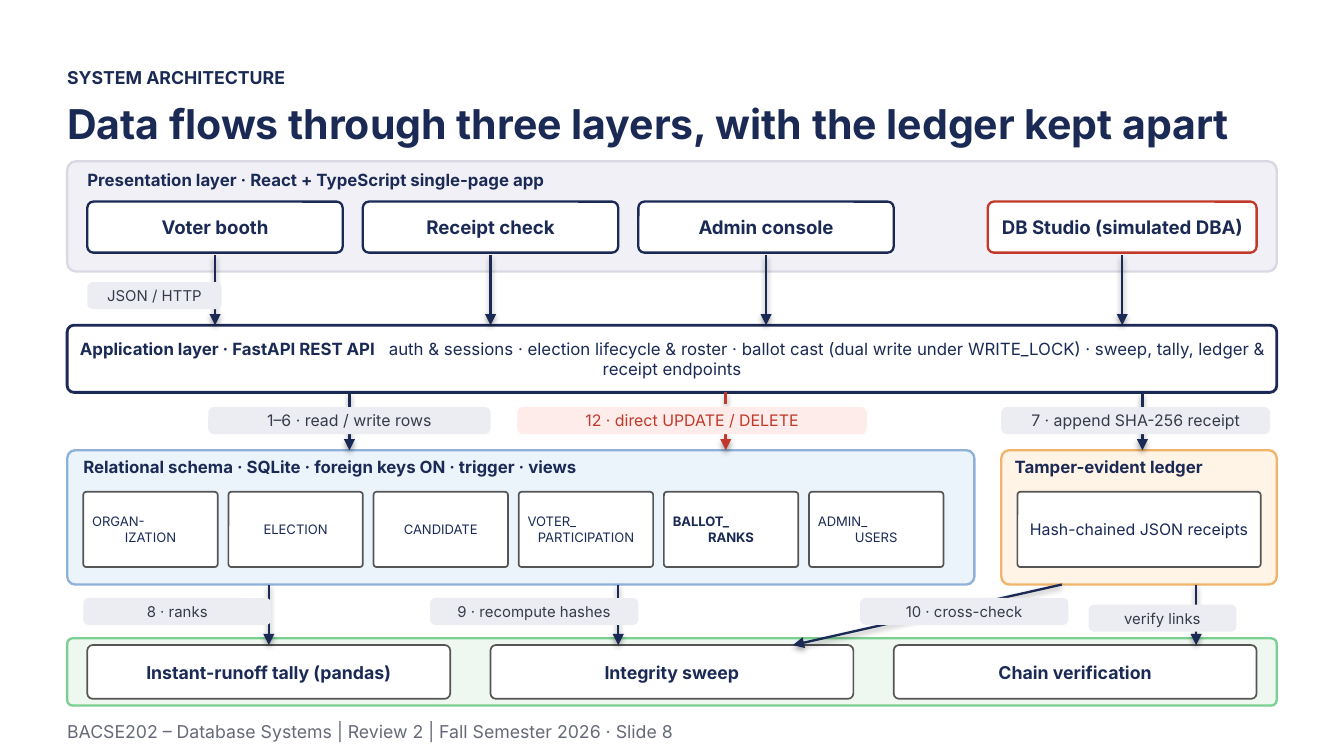
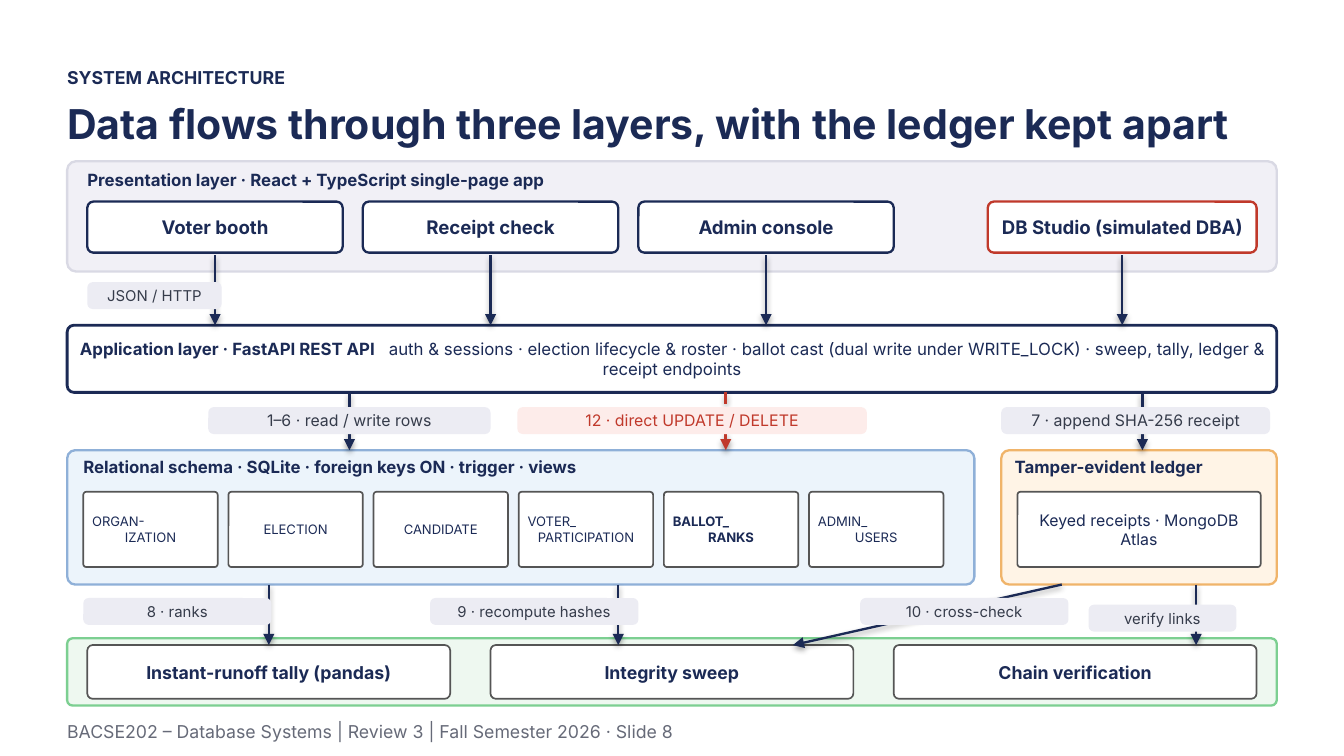
Before and after one commit to Tharakeshtj/polyvote-election-platform, a slide deck: slide 8 of docs/PolyVote_Review3_Final.pptx. Drawn at 1344x756 pixels with LibreOffice and Linux fonts; fonts in the diff are those of the drawing; background and template pictures are left out. Boxes give left, top, right and bottom in pixels: in the first picture for what was removed or moved away, otherwise in the second. Text is boxed around its words. In the diff, an @@ line names an element or a change of style, - is before the commit and + after.

```diff
--- a/docs/PolyVote_Review3_Final.pptx
+++ b/docs/PolyVote_Review3_Final.pptx
@@ text in rounded rectangle at (1039, 514, 1238, 545): text changed @@
-Hash-chained JSON receipts
+Keyed receipts · MongoDB Atlas
@@ text at (67, 725, 673, 742): text changed @@
-BACSE202 – Database Systems | Review 2 | Fall Semester 2026 · Slide 8
+BACSE202 – Database Systems | Review 3 | Fall Semester 2026 · Slide 8
```
Also in this commit, not shown: 18 other slides changed, 3 other files.
